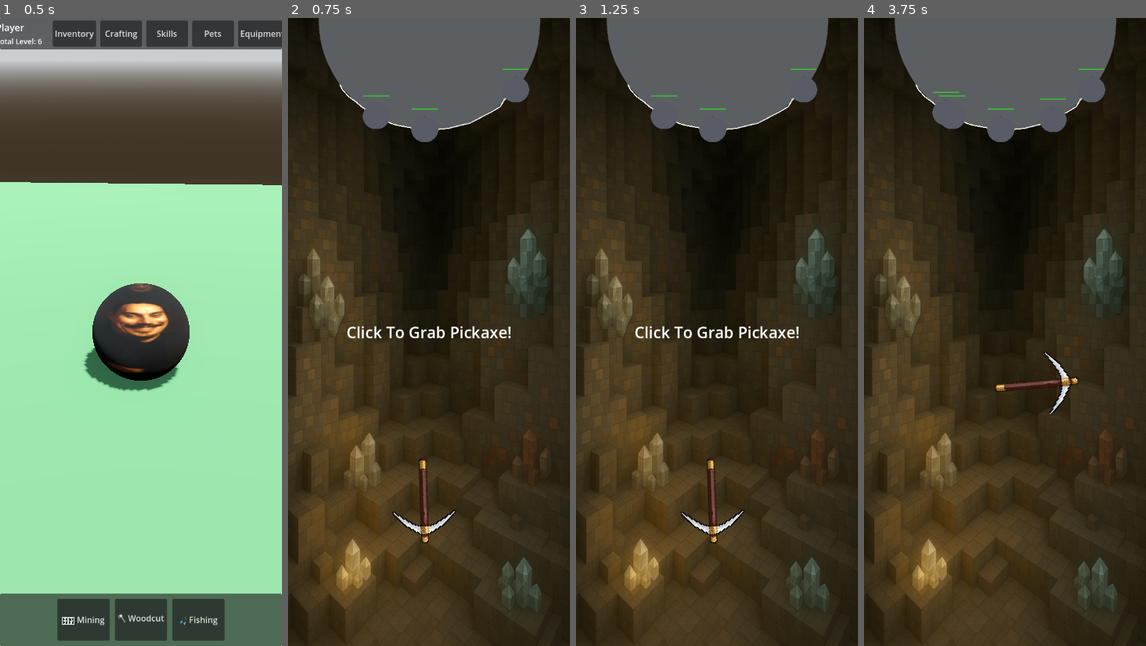
Above: before the commit, frames 1-4 (left to right).
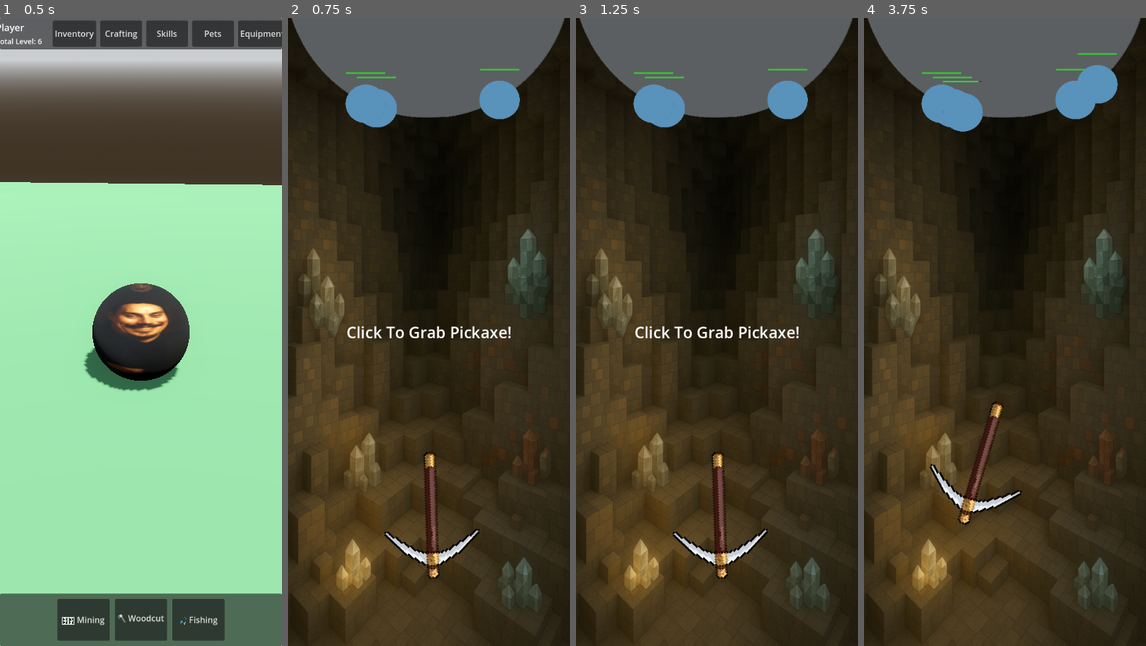
Above: after the commit, the same moments.

Repository: wilfredofloreswork-tech/WorldCraft
Game: Godot game, scene res://scenes/main_hub.tscn
Two runs of this game, one before a commit and one after it. Both use one fixed random seed, a clock stepped at 60 frames per second and the inputs below.
Inputs (mouse positions are in pixels of both pictures, inside the frame that each line leads up to):
- Up to frame 1 (0.5 s): no input
- Up to frame 2 (0.75 s): click "⛏️ Mining" at 0.5 s
- Up to frame 3 (1.25 s): no input
- Up to frame 4 (3.75 s): tap Enter (ui_accept) at 1.25 s; drag from (999, 463) to (951, 118) at 1.27 s; drag from (951, 118) to (1092, 87) at 2.02 s; move the mouse to (1033, 193) at 2.77 s; press the mouse at (1033, 193) at 2.78 s; release the mouse at (1033, 193) at 3.5 s; drag from (990, 457) to (951, 118) at 3.52 s

Frame 1 is identical in both runs. In frame 2, 5.4% of the frame differs, in the area x 1-99%, y 0-90%; in frame 3, 5.4%; in frame 4, 6.2%, in the area x 1-99%, y 0-81%.

Commit message:
Updated fishing mini to be more appealing in 540x1200 + updated show_resolts func to include title argument

Diff:
--- a/Scripts/fishing_mini.gd
+++ b/Scripts/fishing_mini.gd
@@ -1,5 +1,5 @@
 extends Node2D
-# fishing_mini.gd - Stardew Valley style fishing minigame
+# fishing_mini.gd - Stardew Valley style fishing minigame (540x1200)
 
 # Game state
 var fish_caught := 0
@@ -38,11 +38,13 @@
 const BAR_DRAG = 3.0
 const FISH_ACCELERATION = 3.0
 
-# UI dimensions
-const BAR_AREA_HEIGHT = 500.0
-const BAR_AREA_Y = 100.0
-const BAR_WIDTH = 100.0
-const BAR_X = 190.0
+# UI dimensions (540x1200 resolution)
+const BAR_AREA_HEIGHT = 800.0  # Increased for taller screen
+const BAR_AREA_Y = 200.0  # More top padding
+const BAR_WIDTH = 120.0  # Slightly wider for larger screen
+const BAR_X = 210.0  # Centered (270 - 60)
+const FISH_WIDTH = 80.0
+const FISH_HEIGHT = 40.0
 
 # References
 @onready var timer_label = $UI/TimerLabel if has_node("UI/TimerLabel") else null
@@ -56,7 +58,7 @@
 @onready var progress_bar_node = $ProgressBar if has_node("ProgressBar") else null
 
 func _ready():
-	print("\n=== FISHING MINIGAME STARTING ===")
+	print("\n=== FISHING MINIGAME STARTING (540x1200) ===")
 
 	# Initialize time
 	time_remaining = game_duration
@@ -72,10 +74,10 @@
 	fishing_active = false
 
 	if instruction_label:
-		instruction_label.text = "Click to cast!"
+		instruction_label.text = "Tap to cast!"
 
 	update_ui()
-	print("Fishing ready! Click to cast your line!")
+	print("Fishing ready! Tap to cast your line!")
 
 func setup_fish_difficulty():
 	"""Set difficulty based on fish type"""
@@ -218,7 +220,7 @@
 	bar_velocity = 0.0
 
 	if instruction_label:
-		instruction_label.text = "Click to cast again!"
+		instruction_label.text = "Tap to cast again!"
 
 	# Hide fishing UI elements
 	if fishing_bar_bg:
@@ -234,14 +236,14 @@
 	"""Show visual feedback for catching a fish"""
 	var feedback = Label.new()
 	feedback.text = "CAUGHT!"
-	feedback.add_theme_font_size_override("font_size", 32)
+	feedback.add_theme_font_size_override("font_size", 48)
 	feedback.modulate = Color(1.0, 1.0, 0.0)
-	feedback.position = Vector2(200, 300)
+	feedback.position = Vector2(220, 500)
 	add_child(feedback)
 
 	var tween = create_tween()
 	tween.set_parallel(true)
-	tween.tween_property(feedback, "position:y", 250, 0.8)
+	tween.tween_property(feedback, "position:y", 450, 0.8)
 	tween.tween_property(feedback, "modulate:a", 0.0, 0.8)
 
 	await tween.finished
@@ -268,13 +270,14 @@
 		if catch_bar:
 			catch_bar.visible = true
 			var bar_y = BAR_AREA_Y + (1.0 - bar_position - bar_size) * BAR_AREA_HEIGHT
-			catch_bar.position.y = bar_y
-			catch_bar.size.y = bar_size * BAR_AREA_HEIGHT
+			catch_bar.position = Vector2(BAR_X, bar_y)
+			catch_bar.size = Vector2(BAR_WIDTH, bar_size * BAR_AREA_HEIGHT)
 
 		if fish_sprite:
 			fish_sprite.visible = true
 			var fish_y = BAR_AREA_Y + (1.0 - fish_position) * BAR_AREA_HEIGHT
-			fish_sprite.position.y = fish_y
+			fish_sprite.position = Vector2(BAR_X + (BAR_WIDTH - FISH_WIDTH) / 2, fish_y - FISH_HEIGHT / 2)
+			fish_sprite.size = Vector2(FISH_WIDTH, FISH_HEIGHT)
 
 		if progress_bar_node:
 			progress_bar_node.visible = true
@@ -345,7 +348,7 @@
 	add_child(results)
 
 	var items_dict = {current_fish_type: session_items}
-	results.show_results(total_xp, items_dict)
+	results.show_results(total_xp, items_dict, "🎣 Fishing Complete!")
 
 	results.continue_pressed.connect(return_to_map)
 
--- a/Scripts/mining_mini.gd
+++ b/Scripts/mining_mini.gd
@@ -13,8 +13,8 @@
 var combo_multiplier := 1.0
 
 # Ore type for this session
-var current_ore_type = 0
-var current_ore_name = "copper_ore"
+var current_ore_type = 5
+var current_ore_name = "mithril_ore"
 
 # Time settings
 @export var game_duration := 5.0
@@ -47,8 +47,7 @@
 	else:
 		print("WARNING: spawn_locations not found!")
 
-	# TESTING: Set ore type here if running minigame directly
-	set_ore_type(2, "iron_ore")
+
 
 	# Initialize time
 	time_remaining = game_duration
@@ -183,10 +182,10 @@
 		spawn_ore(get_random_spawn_position())
 
 		# Spawn faster as time runs out
-		if time_remaining < 2.0 and spawn_timer.wait_time > 0.15:
-			spawn_timer.wait_time = 0.15
-		elif time_remaining < 3.5 and spawn_timer.wait_time > 0.3:
-			spawn_timer.wait_time = 0.3
+		if time_remaining < 2.0 and spawn_timer.wait_time > 0.25:
+			spawn_timer.wait_time = 0.25
+		elif time_remaining < 3.5 and spawn_timer.wait_time > 0.6:
+			spawn_timer.wait_time = 0.6
 
 func spawn_ore(spawn_pos: Vector2):
 	var new_ore = ore.instantiate()
@@ -288,11 +287,11 @@
 	var results = results_scene.instantiate()
 	add_child(results)
 
-	# Pass session data
+	# Pass session data with custom title
 	var items_dict = {current_ore_name: session_items}
 	print("Items dictionary being passed: " + str(items_dict))
 
-	results.show_results(total_xp, items_dict)
+	results.show_results(total_xp, items_dict, "⛏️ Mining Complete!")
 
 	# Wait for player to click continue
 	results.continue_pressed.connect(return_to_map)
--- a/Scripts/results_screen.gd
+++ b/Scripts/results_screen.gd
@@ -1,5 +1,5 @@
 extends CanvasLayer
-# ResultsScreen.gd - Shows mining session results
+# ResultsScreen.gd - Shows minigame session results
 
 signal continue_pressed
 
@@ -11,6 +11,7 @@
 
 var session_xp := 0
 var session_items := {}
+var session_title := "Session Complete!"
 
 func _ready():
 	# Initially hidden
@@ -21,13 +22,22 @@
 
 	print("ResultsScreen ready")
 
-func show_results(xp: int, items: Dictionary):
+func show_results(xp: int, items: Dictionary, title: String = "Session Complete!"):
+	"""
+	Show results screen with custom title
+	Args:
+		xp: Total XP earned
+		items: Dictionary of item_name: quantity
+		title: Custom title text (e.g., "Mining Complete!", "Fishing Complete!")
+	"""
 	print("\n=== SHOWING RESULTS ===")
+	print("Title: " + title)
 	print("XP to display: " + str(xp))
 	print("Items to display: " + str(items))
 
 	session_xp = xp
 	session_items = items.duplicate()  # Make a copy
+	session_title = title
 
 	# Wait one frame to ensure UI is ready
 	await get_tree().process_frame
@@ -40,16 +50,19 @@
 func display_results():
 	print("Displaying results...")
 
+	# Show custom title
+	if title_label:
+		title_label.text = session_title
+		print("Set title to: " + title_label.text)
+	else:
+		print("WARNING: title_label is null!")
+
 	# Show XP gained
 	if xp_label:
 		xp_label.text = "XP Gained: +" + str(session_xp)
 		print("Set XP label to: " + xp_label.text)
 	else:
 		print("WARNING: xp_label is null!")
-
-	# Show title
-	if title_label:
-		title_label.text = "Mining Complete!"
 
 	# Show items collected
 	if items_container:
@@ -73,7 +86,7 @@
 				print("Adding item: " + item_name + " x" + str(count))
 
 				var label = Label.new()
-				label.text = item_name.replace("_", " ").capitalize() + ": x" + str(count)
+				label.text = ItemDatabase.get_item_display_name(item_name) + ": x" + str(count)
 				label.add_theme_font_size_override("font_size", 20)
 				label.horizontal_alignment = HORIZONTAL_ALIGNMENT_CENTER
 				items_container.add_child(label)
@@ -93,7 +106,3 @@
 	print("Continue button pressed")
 	continue_pressed.emit()
 	queue_free()
-
-# Debug function to manually test the results screen
-func debug_test():
-	show_results(500, {"copper_ore": 25, "iron_ore": 10})
--- a/Scripts/woodcutting_mini.gd
+++ b/Scripts/woodcutting_mini.gd
@@ -264,7 +264,7 @@
 	add_child(results)
 
 	var items_dict = {current_log_type: correct_sorts}
-	results.show_results(total_xp, items_dict)
+	results.show_results(total_xp, items_dict, "🪓 Woodcutting Complete!")
 	results.continue_pressed.connect(return_to_hub)
 
 func return_to_hub():
--- a/scenes/fishing_mini.tscn
+++ b/scenes/fishing_mini.tscn
@@ -4,13 +4,14 @@
 
 [node name="FishingMini" type="Node2D"]
 script = ExtResource("1_fishing")
+game_duration = 5.0
 
 [node name="Camera2D" type="Camera2D" parent="."]
-position = Vector2(240, 360)
+position = Vector2(270, 600)
 
 [node name="Background" type="ColorRect" parent="."]
-offset_right = 480.0
-offset_bottom = 720.0
+offset_right = 540.0
+offset_bottom = 1200.0
 color = Color(0.2, 0.4, 0.6, 1)
 
 [node name="UI" type="CanvasLayer" parent="."]
@@ -18,78 +19,78 @@
 [node name="TimerLabel" type="Label" parent="UI"]
 offset_left = 20.0
 offset_top = 20.0
-offset_right = 120.0
-offset_bottom = 43.0
-theme_override_font_sizes/font_size = 20
+offset_right = 150.0
+offset_bottom = 50.0
+theme_override_font_sizes/font_size = 24
 text = "Time: 30.0"
 
 [node name="FishCountLabel" type="Label" parent="UI"]
-offset_left = 280.0
+offset_left = 340.0
 offset_top = 20.0
-offset_right = 460.0
-offset_bottom = 43.0
-theme_override_font_sizes/font_size = 18
+offset_right = 520.0
+offset_bottom = 50.0
+theme_override_font_sizes/font_size = 20
 text = "Raw Fish: 0"
 horizontal_alignment = 2
 
 [node name="InstructionLabel" type="Label" parent="UI"]
-offset_left = 140.0
-offset_top = 650.0
-offset_right = 340.0
-offset_bottom = 690.0
-theme_override_font_sizes/font_size = 24
-text = "Click to cast!"
+offset_left = 120.0
+offset_top = 1070.0
+offset_right = 420.0
+offset_bottom = 1130.0
+theme_override_font_sizes/font_size = 28
+text = "Tap to cast!"
 horizontal_alignment = 1
 vertical_alignment = 1
 
 [node name="FishingBarBG" type="ColorRect" parent="."]
 visible = false
-offset_left = 190.0
-offset_top = 100.0
-offset_right = 290.0
-offset_bottom = 600.0
+offset_left = 210.0
+offset_top = 200.0
+offset_right = 330.0
+offset_bottom = 1000.0
 color = Color(0.2, 0.2, 0.3, 1)
 
 [node name="BorderTop" type="ColorRect" parent="FishingBarBG"]
 layout_mode = 0
-offset_left = -2.0
-offset_top = -2.0
-offset_right = 102.0
+offset_left = -3.0
+offset_top = -3.0
+offset_right = 123.0
 
 [node name="BorderBottom" type="ColorRect" parent="FishingBarBG"]
 layout_mode = 0
-offset_left = -2.0
-offset_top = 500.0
-offset_right = 102.0
-offset_bottom = 502.0
+offset_left = -3.0
+offset_top = 800.0
+offset_right = 123.0
+offset_bottom = 803.0
 
 [node name="BorderLeft" type="ColorRect" parent="FishingBarBG"]
 layout_mode = 0
-offset_left = -2.0
-offset_top = -2.0
-offset_bottom = 502.0
+offset_left = -3.0
+offset_top = -3.0
+offset_bottom = 803.0
 
 [node name="BorderRight" type="ColorRect" parent="FishingBarBG"]
 layout_mode = 0
-offset_left = 100.0
-offset_top = -2.0
-offset_right = 102.0
-offset_bottom = 502.0
+offset_left = 120.0
+offset_top = -3.0
+offset_right = 123.0
+offset_bottom = 803.0
 
 [node name="CatchBar" type="ColorRect" parent="."]
 visible = false
-offset_left = 190.0
-offset_top = 400.0
-offset_right = 290.0
-offset_bottom = 525.0
+offset_left = 210.0
+offset_top = 600.0
+offset_right = 330.0
+offset_bottom = 800.0
 color = Color(0.2, 1, 0.2, 0.8)
 
 [node name="FishSprite" type="ColorRect" parent="."]
 visible = false
-offset_left = 205.0
-offset_top = 295.0
-offset_right = 275.0
-offset_bottom = 325.0
+offset_left = 230.0
+offset_top = 580.0
+offset_right = 310.0
+offset_bottom = 620.0
 color = Color(1, 0.5, 0, 1)
 
 [node name="FishIcon" type="Label" parent="FishSprite"]
@@ -99,23 +100,23 @@
 anchor_top = 0.5
 anchor_right = 0.5
 anchor_bottom = 0.5
-offset_left = -15.0
-offset_top = -15.0
-offset_right = 15.0
-offset_bottom = 15.0
+offset_left = -20.0
+offset_top = -20.0
+offset_right = 20.0
+offset_bottom = 20.0
 grow_horizontal = 2
 grow_vertical = 2
-theme_override_font_sizes/font_size = 24
+theme_override_font_sizes/font_size = 32
 text = "🐟"
 horizontal_alignment = 1
 vertical_alignment = 1
 
 [node name="ProgressBar" type="ProgressBar" parent="."]
 visible = false
-offset_left = 320.0
-offset_top = 150.0
-offset_right = 360.0
-offset_bottom = 550.0
+offset_left = 370.0
+offset_top = 250.0
+offset_right = 420.0
+offset_bottom = 950.0
 max_value = 1.0
 fill_mode = 3
 show_percentage = false
@@ -127,11 +128,12 @@
 anchor_top = 0.5
 anchor_right = 0.5
 anchor_bottom = 0.5
-offset_left = 25.0
-offset_top = -150.0
-offset_right = 125.0
-offset_bottom = -127.0
+offset_left = 30.0
+offset_top = -300.0
+offset_right = 150.0
+offset_bottom = -270.0
 grow_horizontal = 2
 grow_vertical = 2
+theme_override_font_sizes/font_size = 20
 text = "CATCH"
 vertical_alignment = 1
--- a/scenes/mining_mini.tscn
+++ b/scenes/mining_mini.tscn
@@ -9,11 +9,11 @@
 
 [sub_resource type="WorldBoundaryShape2D" id="WorldBoundaryShape2D_c0vda"]
 normal = Vector2(-1, 0)
-distance = -434.0
+distance = -569.0
 
 [sub_resource type="WorldBoundaryShape2D" id="WorldBoundaryShape2D_bl7gp"]
 normal = Vector2(1, 0)
-distance = -389.0
+distance = -535.0
 
 [sub_resource type="WorldBoundaryShape2D" id="WorldBoundaryShape2D_m7yjg"]
 normal = Vector2(0, 1)
@@ -34,7 +34,7 @@
 bounce = 1.0
 
 [sub_resource type="CircleShape2D" id="CircleShape2D_bl7gp"]
-radius = 210.343
+radius = 277.016
 
 [node name="MiningMini" type="Node2D"]
 script = ExtResource("1_sp13l")
@@ -102,8 +102,7 @@
 metadata/_edit_lock_ = true
 
 [node name="RigidBody2D" type="RigidBody2D" parent="." groups=["pickable"]]
-position = Vector2(257, 852)
-scale = Vector2(1.5, 1.5)
+position = Vector2(269, 829)
 collision_layer = 3
 mass = 0.1
 physics_material_override = SubResource("PhysicsMaterial_c0vda")
@@ -115,64 +114,65 @@
 metadata/_edit_group_ = true
 
 [node name="PickaxeHeadColl" type="CollisionPolygon2D" parent="RigidBody2D" groups=["notpickable"]]
-position = Vector2(14, 75)
+position = Vector2(17, 128)
 rotation = 2.27416
-scale = Vector2(0.3, 0.3)
-polygon = PackedVector2Array(156.361, -32.0791, 94.2239, -110.502, -79.0607, -160.224, 49.722, -173.285, 151.15, -141.296, 192.113, -92.994, 212.416, 34.0195, 189.823, 136.221)
+scale = Vector2(0.45, 0.45)
+polygon = PackedVector2Array(156.361, -32.0791, 128.485, -67.261, 94.2239, -110.502, -79.0607, -160.224, 49.722, -173.285, 151.15, -141.296, 192.113, -92.994, 212.416, 34.0195, 189.823, 136.221)
 
 [node name="PickaxeSprite" type="Sprite2D" parent="RigidBody2D"]
-position = Vector2(9.99998, 74)
+position = Vector2(16, 126)
 rotation = 2.27416
-scale = Vector2(0.3, 0.3)
+scale = Vector2(0.45, 0.45)
 texture = ExtResource("4_f4ik5")
 
 [node name="Area2D" type="Area2D" parent="RigidBody2D"]
-position = Vector2(0.99999, -2)
+position = Vector2(2, 3)
+scale = Vector2(1.5, 1.5)
 disable_mode = 2
 collision_layer = 2
 collision_mask = 3
 
 [node name="GrabbableArea" type="CollisionShape2D" parent="RigidBody2D/Area2D"]
-position = Vector2(1, -4)
+position = Vector2(0, -2)
+scale = Vector2(1.5, 1.5)
 shape = SubResource("CircleShape2D_m7yjg")
 debug_color = Color(0.883081, 0.250998, 0.56466, 0.42)
 
 [node name="PinJoint2D" type="PinJoint2D" parent="RigidBody2D"]
-position = Vector2(1, -6)
+position = Vector2(1, 0)
+scale = Vector2(1.5, 1.5)
 node_a = NodePath("../../mouseAnchor")
 node_b = NodePath("..")
 metadata/_edit_group_ = true
 
 [node name="Area2D" type="StaticBody2D" parent="."]
-position = Vector2(-518, 50)
+position = Vector2(-1152, -52)
 collision_mask = 3
 physics_material_override = SubResource("PhysicsMaterial_bl7gp")
 
 [node name="VeinColl" type="CollisionShape2D" parent="Area2D"]
-position = Vector2(790, -46)
+position = Vector2(1421, -33)
 shape = SubResource("CircleShape2D_bl7gp")
 debug_color = Color(0, 0.6, 0.701961, 0)
-metadata/_edit_lock_ = true
 
 [node name="Sprite2D" type="Sprite2D" parent="Area2D/VeinColl"]
 modulate = Color(0.517184, 0.517184, 0.517184, 1)
 show_behind_parent = true
-position = Vector2(-1, 1)
-scale = Vector2(0.847, 0.830536)
+position = Vector2(-1.15624, 0.658516)
+scale = Vector2(1.09537, 1.09863)
 texture = ExtResource("5_c41ia")
-metadata/_edit_lock_ = true
 
 [node name="OrespawnTimer" type="Timer" parent="."]
 wait_time = 1.5
 autostart = true
 
 [node name="mouseAnchor" type="StaticBody2D" parent="."]
-position = Vector2(257, 844)
+position = Vector2(271, 832)
 
 [node name="OrespawnLocations" type="Line2D" parent="."]
-position = Vector2(100, 126)
-points = PackedVector2Array(-1, 1, 5, 12, 16, 24, 31, 35, 40, 43, 57, 55, 69, 62, 82, 66, 96, 75, 109, 79, 131, 83, 148, 86, 162, 87, 184, 87, 207, 85, 227, 80, 248, 75, 262, 68, 275, 61, 289, 54, 307, 43, 314, 30, 329, 19, 336, 11, 347, -4)
-width = 2.0
+position = Vector2(65, 100)
+points = PackedVector2Array(-5, -5, 6.77853, 7.90028, 16, 18, 34.0142, 32.011, 52, 46, 68.5237, 55.2946, 84, 64, 104.945, 72.3781, 124, 80, 140.111, 83.4174, 157, 87, 175, 87, 200, 92, 218.165, 90.7025, 242, 89, 261.222, 85.1556, 282, 81, 301, 73, 312.526, 68.3895, 326, 63, 340.094, 56.5404, 350, 52, 362, 42, 372, 34, 381.896, 26.7083, 391, 20, 398, 12)
+width = 0.0
 
 [connection signal="mouse_entered" from="RigidBody2D" to="." method="_on_rigid_body_2d_mouse_entered"]
 [connection signal="mouse_shape_entered" from="RigidBody2D" to="." method="_on_rigid_body_2d_mouse_shape_entered"]
--- a/scenes/ore.tscn
+++ b/scenes/ore.tscn
@@ -7,6 +7,7 @@
 radius = 26.6833
 
 [node name="ore" type="Area2D"]
+scale = Vector2(1.5, 1.5)
 collision_mask = 2
 linear_damp = 100.0
 angular_damp = 100.0
